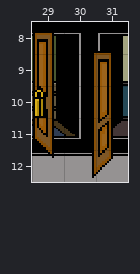
An edit to a level. Tiled map (JSON), CatRobber/data/levels/level1/level1.tmj. Above: the version before the commit.
Cells are 32x32 px. Shown: x 29..31, y 8..12.
After:
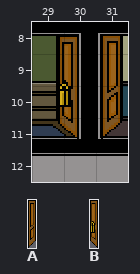
Key: from "doorClosedRight": A 0; from "doorLeftLocked": B 0.
Objects are placed by their top-left corner, in cells (3,4 is the top-left corner of cell 3,4); size is 1x1 cell unless given.
Change:
{"where": "layer \"obj\""}
{"was": "A \"door\" at 30.9,8.9 size 0.7x4", "now": "A \"door\" at 31.2,8.4 size 0.7x3.3"}
{"was": "B \"door\" at 29,8.3 size 0.7x4", "now": "B \"door\" at 29.8,8.4 size 0.7x3.3"}
{"label":"old place","picture_box":[33,33,54,158]}
{"label":"changed","picture_box":[92,36,122,178]}
{"label":"new place","picture_box":[58,37,79,139]}
